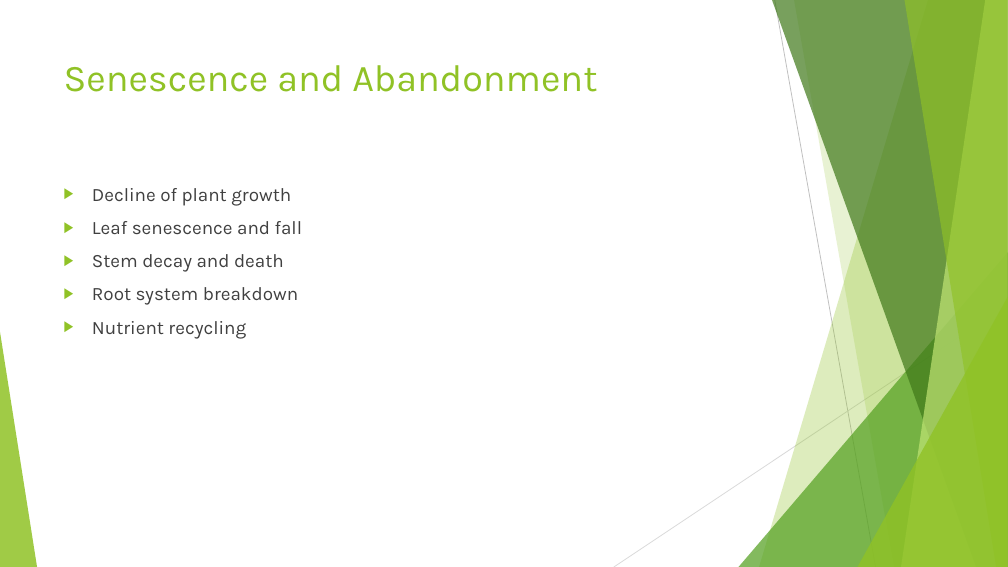
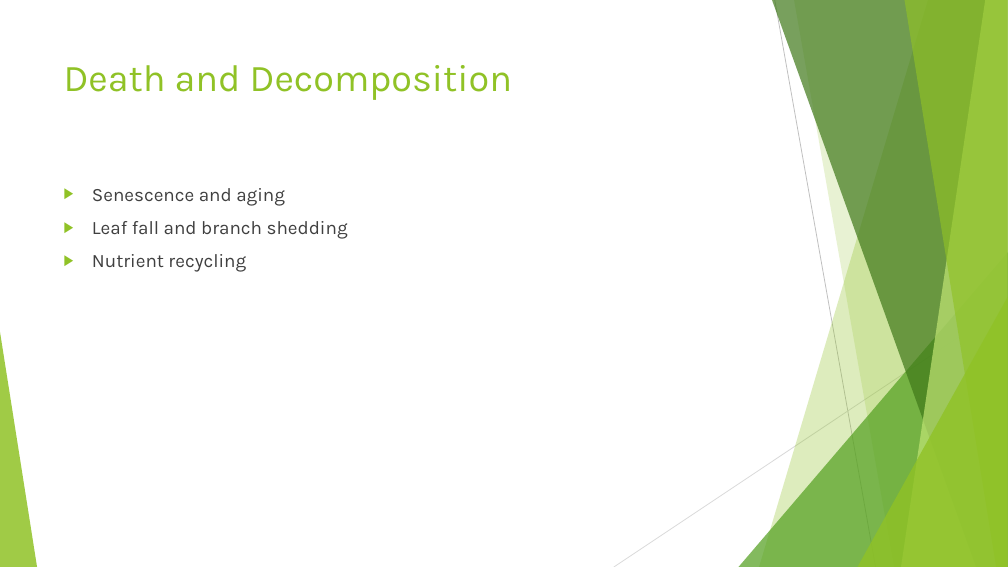
Before and after one commit to ammarmashal/ai-presentation-agent, a slide deck: slide 11 of my_presentation1.11.pptx (slide 7 before the commit). Drawn at 1008x567 pixels with LibreOffice and Linux fonts; fonts in the diff are those of the drawing. Boxes give left, top, right and bottom in pixels: in the first picture for what was removed or moved away, otherwise in the second. Text is boxed around its words. In the diff, an @@ line names an element or a change of style, - is before the commit and + after.

```diff
--- a/my_presentation1.11.pptx
+++ b/my_presentation1.11.pptx
@@ title at (x1=64, y1=65, x2=513, y2=100): text changed @@
-Senescence and Abandonment
+Death and Decomposition
@@ text at (x1=92, y1=188, x2=348, y2=239): text changed @@
-▶ Decline of plant growth
-▶ Leaf senescence and fall
-▶ Stem decay and death
-▶ Root system breakdown
+▶ Senescence and aging
+▶ Leaf fall and branch shedding
```
Also in this commit, not shown: 8 other slides changed, 4 slides added, 3 slides removed, 6 other files.
